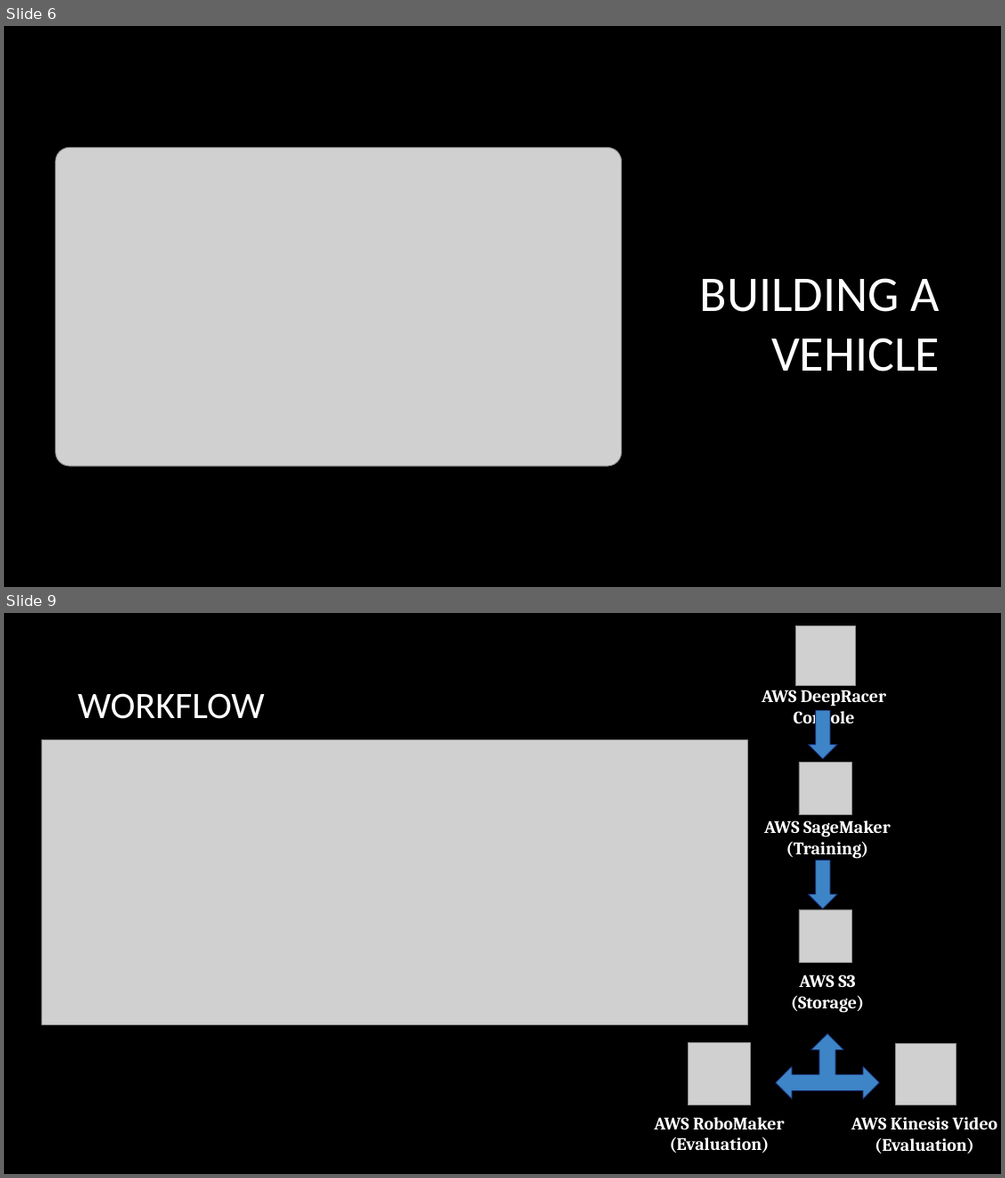
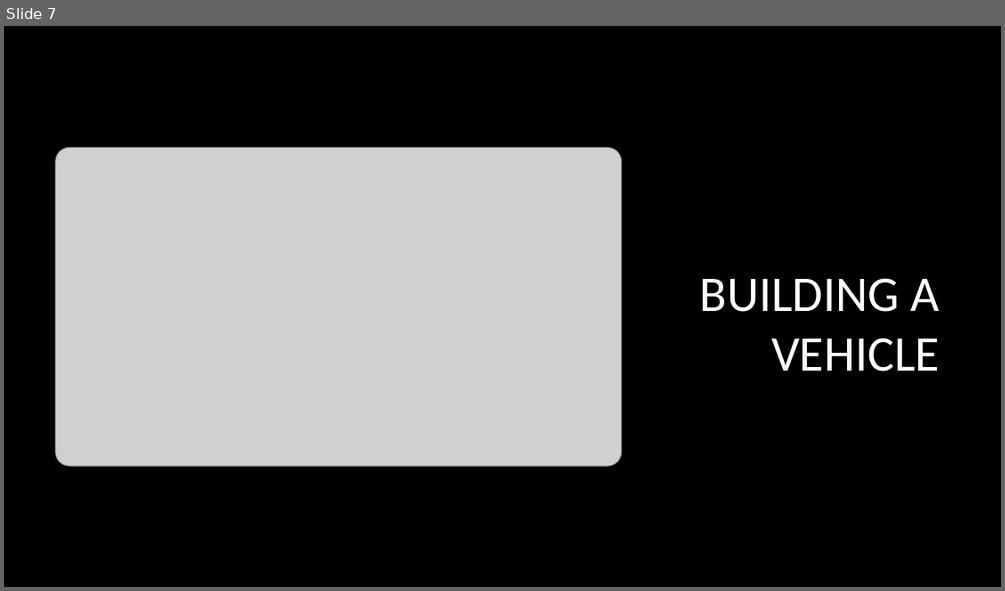
Before and after one commit to mwilchek/DeepRacer-2020, a slide deck: Final_Project_Presentation.pptx. Shown one above the other, each under a label of ours: slides 6 and 9 before the commit, slide 7 after it; the slides between them are not shown. The pictures are 1005x1178 and 1005x591 pixels, drawn with LibreOffice and Linux fonts; fonts in the diff are those of the drawing; grey boxes stand for pictures; background and template pictures are left out. Boxes give left, top, right and bottom in pixels: in the first picture for what was removed or moved away, otherwise in the second. Text is boxed around its words. In the diff, an @@ line names an element or a change of style, - is before the commit and + after.

```diff
--- a/Final_Project_Presentation.pptx
+++ b/Final_Project_Presentation.pptx
@@ slide 9 removed at [4,613,1001,1174], background picture (left out) @@
@@ picture removed at [795,626,855,686] @@
@@ text removed at [761,690,886,729] @@
-AWS DeepRacer Console
@@ title removed at [78,693,265,719] @@
-WORKFLOW
@@ right arrow removed at [808,710,837,759] @@
@@ picture removed at [41,739,747,1024] @@
@@ picture removed at [799,763,851,815] @@
@@ text removed at [764,820,890,859] @@
-AWS SageMaker
-(Training)
@@ right arrow removed at [808,860,837,908] @@
@@ picture removed at [799,909,851,962] @@
@@ text removed at [791,974,864,1013] @@
-AWS S3
-(Storage)
@@ left right up arrow removed at [776,1033,880,1098] @@
@@ picture removed at [688,1043,751,1105] @@
@@ picture removed at [896,1044,956,1105] @@
@@ text removed at [654,1117,785,1152] @@
-AWS RoboMaker
-(Evaluation)
@@ text removed at [851,1117,998,1153] @@
-AWS Kinesis Video
-(Evaluation)
@@ what was slide 6 is now slide 7 @@
```
Also in this commit, not shown: 1 slide changed, 8 slides added, 3 other slides removed.
